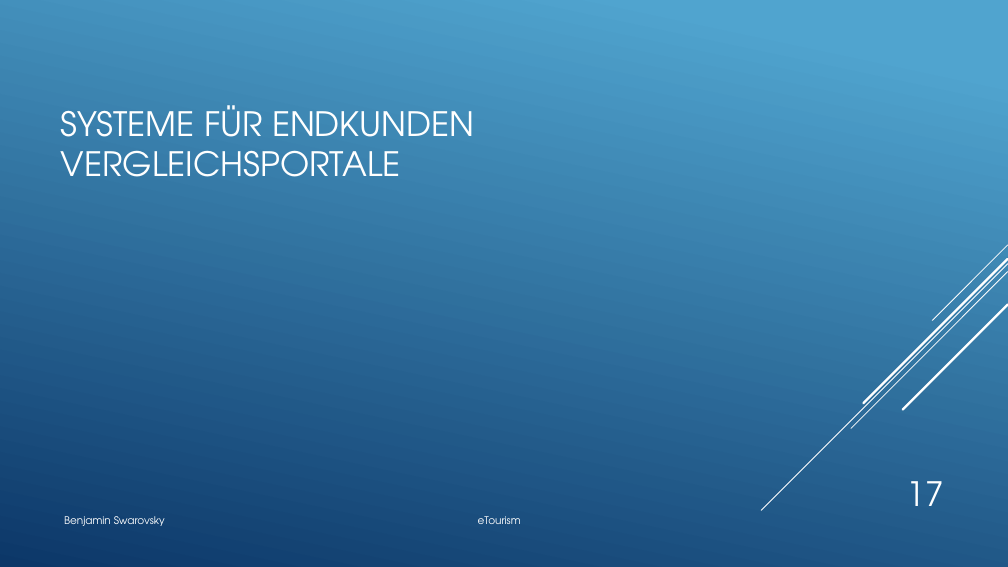
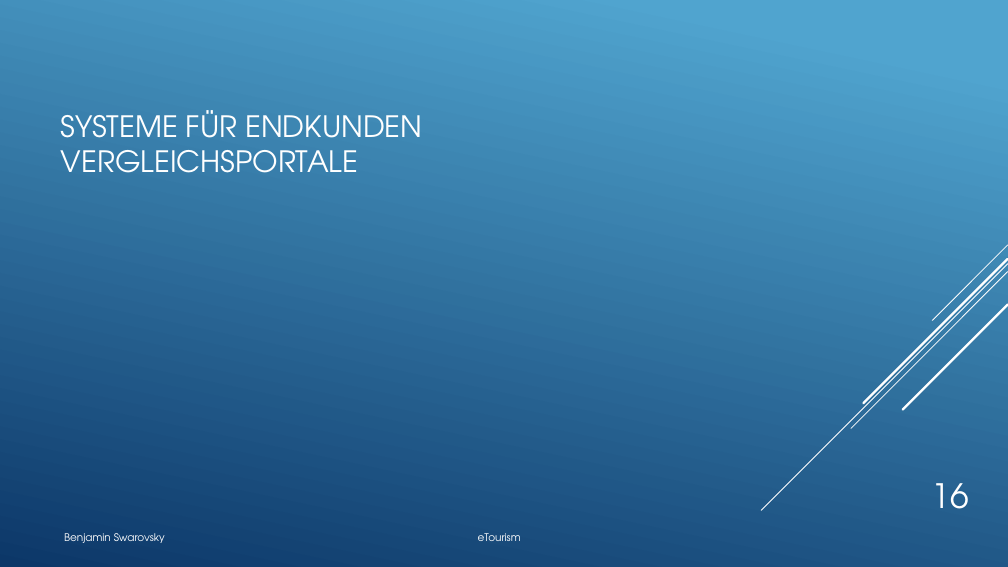
Before and after one commit to BenjaminS01/eTourism, a slide deck: slide 16 of Etourism.pptx (slide 17 before the commit). Drawn at 1008x567 pixels with LibreOffice and Linux fonts; fonts in the diff are those of the drawing. Boxes give left, top, right and bottom in pixels: in the first picture for what was removed or moved away, otherwise in the second. Text is boxed around its words. In the diff, an @@ line names an element or a change of style, - is before the commit and + after.

```diff
--- a/Etourism.pptx
+++ b/Etourism.pptx
@@ title "SYSTEME FÜR ENDKUNDEN VERGLEICHSPORTALE" at (61,110,422,173): size 32 to 28 pt @@
@@ page number at (932,483,969,509): text changed @@
-17
+16
@@ text "Benjamin Swarovsky eTourism": place and size @@
-text "Benjamin Swarovsky eTourism" at (64,516,521,526)
+text "Benjamin Swarovsky eTourism" at (64,533,521,543)
```
Also in this commit, not shown: 18 other slides changed, 1 slide added, 1 slide removed.
